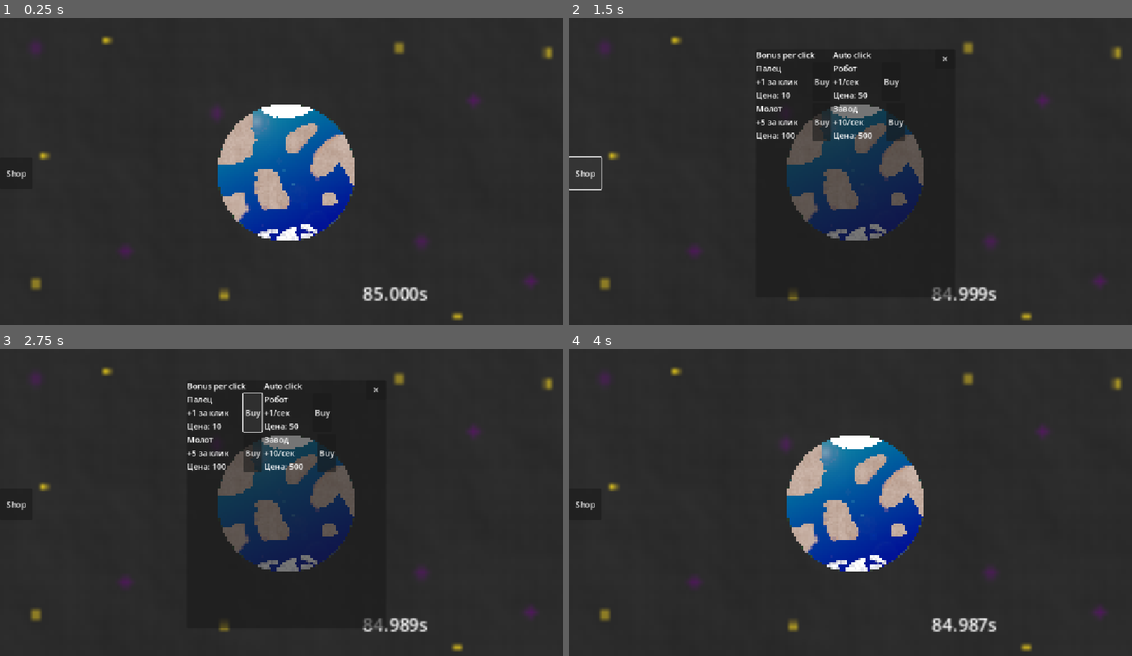
Above: before the commit, frames 1-4 (two rows, left to right).
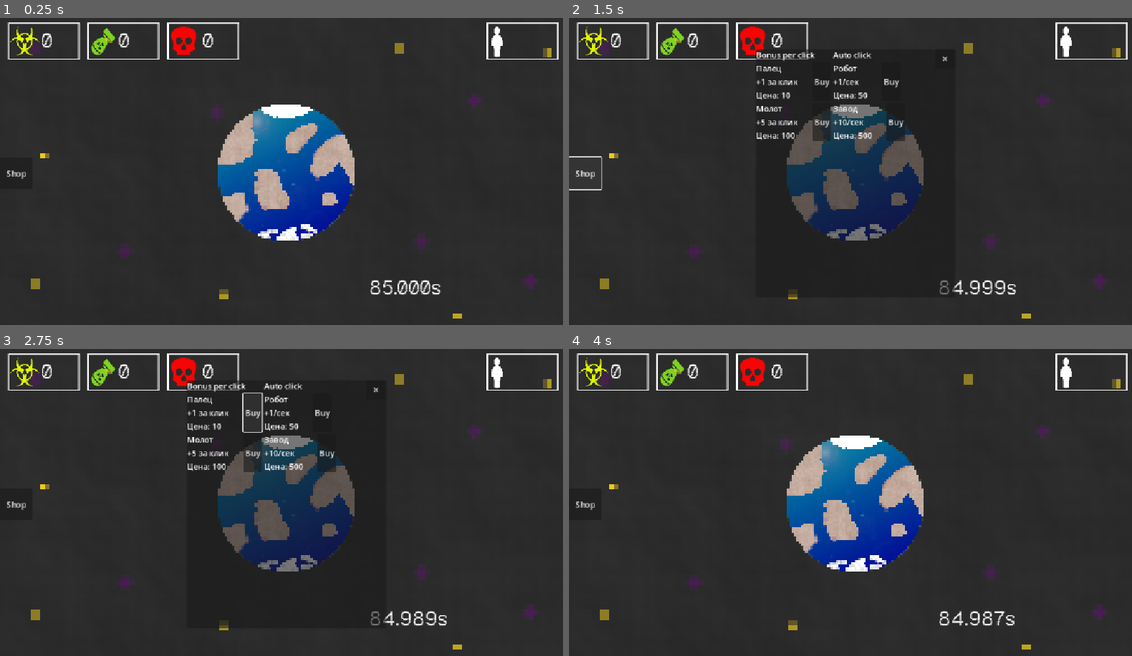
Above: after the commit, the same moments.

Repository: KvoERR/count-down-game
Game: Godot game, scene res://main.tscn
Same seed, same stepped clock (60 frames per second), same inputs: the game is played once before the commit and once after it.
Inputs (mouse positions are in pixels of both pictures, inside the frame that each line leads up to):
- Up to frame 1 (0.25 s): no input
- Up to frame 2 (1.5 s): click (856, 174) at 0.5 s; click "Shop" at 1.25 s
- Up to frame 3 (2.75 s): click "Buy" at 2 s
- Up to frame 4 (4 s): click "✕" at 2.75 s; click (856, 505) at 3.5 s

The runs differ from the first frame. In frame 1, 2.6% of the frame differs, in the area x 1-100%, y 1-99%; in frame 2, 2.5%; in frame 3, 2.5%; in frame 4, 2.6%.

Commit message:
Interface base

Diff:
--- a/main.tscn
+++ b/main.tscn
@@ -1,8 +1,10 @@
-[gd_scene load_steps=9 format=3 uid="uid://bjn4naudn08u5"]
+[gd_scene load_steps=11 format=3 uid="uid://bjn4naudn08u5"]
 
 [ext_resource type="Script" uid="uid://bn011qiu3e508" path="res://main.gd" id="1_ig7tw"]
-[ext_resource type="Texture2D" uid="uid://drjqrhoxmabvg" path="res://assets/earth.png" id="2_0xm2m"]
-[ext_resource type="Texture2D" uid="uid://bxldgwnejwu4q" path="res://assets/fon.png" id="3_h2yge"]
+[ext_resource type="FontFile" uid="uid://b3emhib22rg6s" path="res://assets/font/GeistPixel-Regular-VariableFont_ELSH.ttf" id="2_1bvp3"]
+[ext_resource type="Texture2D" uid="uid://drjqrhoxmabvg" path="res://assets/img/earth.png" id="3_1bvp3"]
+[ext_resource type="Texture2D" uid="uid://di47h1m717it4" path="res://assets/img/interface.png" id="3_lquwl"]
+[ext_resource type="Texture2D" uid="uid://bxldgwnejwu4q" path="res://assets/img/fon.png" id="4_1bvp3"]
 
 [sub_resource type="StyleBoxEmpty" id="StyleBoxEmpty_0xm2m"]
 
@@ -23,19 +25,86 @@
 grow_vertical = 2
 script = ExtResource("1_ig7tw")
 
+[node name="Interface" type="Control" parent="."]
+anchors_preset = 0
+offset_left = 3.0
+offset_top = 2.0
+offset_right = 1145.0
+offset_bottom = 635.0
+
+[node name="LackCount" type="Label" parent="Interface"]
+layout_mode = 1
+anchors_preset = -1
+anchor_left = 0.64100003
+anchor_top = 0.83000004
+anchor_right = 0.64400005
+anchor_bottom = 0.83000004
+offset_left = -328.02203
+offset_top = -497.39
+offset_right = -160.47809
+offset_bottom = -388.39
+grow_horizontal = 2
+theme_override_fonts/font = ExtResource("2_1bvp3")
+theme_override_font_sizes/font_size = 40
+text = "0
+"
+
+[node name="WarCount" type="Label" parent="Interface"]
+layout_mode = 1
+anchors_preset = -1
+anchor_left = 0.64100003
+anchor_top = 0.83000004
+anchor_right = 0.64400005
+anchor_bottom = 0.83000004
+offset_left = -497.02203
+offset_top = -497.39
+offset_right = -329.47815
+offset_bottom = -388.39
+grow_horizontal = 2
+theme_override_fonts/font = ExtResource("2_1bvp3")
+theme_override_font_sizes/font_size = 40
+text = "0
+"
+
+[node name="WasteCount" type="Label" parent="Interface"]
+layout_mode = 1
+anchors_preset = -1
+anchor_left = 0.64100003
+anchor_top = 0.83000004
+anchor_right = 0.64400005
+anchor_bottom = 0.83000004
+offset_left = -652.02203
+offset_top = -497.39
+offset_right = -484.4781
+offset_bottom = -388.39
+grow_horizontal = 2
+theme_override_fonts/font = ExtResource("2_1bvp3")
+theme_override_font_sizes/font_size = 40
+text = "0
+"
+
+[node name="Env" type="TextureRect" parent="Interface"]
+layout_mode = 0
+offset_left = -3.0
+offset_top = -1.5
+offset_right = 1148.0
+offset_bottom = 648.0
+texture = ExtResource("3_lquwl")
+
 [node name="CounterLabel" type="Label" parent="."]
 layout_mode = 1
 anchors_preset = -1
-anchor_left = 0.633
-anchor_top = 0.832
-anchor_right = 0.88900006
-anchor_bottom = 0.91
-offset_left = -0.21600342
-offset_top = -0.13598633
-offset_right = -218.36035
-offset_bottom = -27.679993
-grow_horizontal = 2
-scale = Vector2(2.25, 2.25)
+anchor_left = 0.64100003
+anchor_top = 0.83000004
+anchor_right = 0.64400005
+anchor_bottom = 0.83000004
+offset_left = 3.512024
+offset_top = -10.470032
+offset_right = 171.05597
+offset_bottom = 50.52997
+grow_horizontal = 2
+theme_override_fonts/font = ExtResource("2_1bvp3")
+theme_override_font_sizes/font_size = 40
 text = "Клики: 0"
 
 [node name="ClickButton" type="Button" parent="."]
@@ -58,18 +127,10 @@
 theme_override_styles/hover = SubResource("StyleBoxEmpty_1bvp3")
 theme_override_styles/disabled = SubResource("StyleBoxEmpty_lquwl")
 theme_override_styles/focus = SubResource("StyleBoxEmpty_7mycd")
-icon = ExtResource("2_0xm2m")
+icon = ExtResource("3_1bvp3")
 flat = true
 icon_alignment = 1
 expand_icon = true
-
-[node name="TextureRect" type="TextureRect" parent="ClickButton"]
-visible = false
-layout_mode = 0
-offset_top = 0.5
-offset_right = 64.0
-offset_bottom = 64.5
-texture = ExtResource("2_0xm2m")
 
 [node name="AutoClickTimer" type="Timer" parent="."]
 autostart = true
@@ -142,21 +203,14 @@
 
 [node name="Backround" type="TextureRect" parent="."]
 z_index = -1
+z_as_relative = false
+texture_filter = 1
 layout_mode = 0
 offset_top = 0.5
 offset_right = 1154.0
 offset_bottom = 647.0
 mouse_filter = 2
-texture = ExtResource("3_h2yge")
-
-[node name="Backround2" type="TextureRect" parent="."]
-z_index = -1
-layout_mode = 0
-offset_top = 1.0
-offset_right = 1154.0
-offset_bottom = 647.5
-mouse_filter = 2
-texture = ExtResource("3_h2yge")
+texture = ExtResource("4_1bvp3")
 
 [connection signal="pressed" from="ClickButton" to="." method="_on_click_button_pressed"]
 [connection signal="timeout" from="AutoClickTimer" to="." method="_on_auto_click_timer_timeout"]
Binary file added: assets/font/GeistPixel-Regular-VariableFont_ELSH.ttf
Not shown, added: assets/font/GeistPixel-Regular-VariableFont_ELSH.ttf.import
Binary file added: assets/font/HiburMono-Regular.ttf
Not shown, added: assets/font/HiburMono-Regular.ttf.import
Renamed: assets/earth.png -> assets/img/earth.png
Not shown, changed: assets/img/earth.png.import
Renamed: assets/fon.jpg -> assets/img/fon.jpg
Renamed: assets/fon.jpg.import -> assets/img/fon.jpg.import
Renamed: assets/fon.png -> assets/img/fon.png
Not shown, changed: assets/img/fon.png.import
Renamed: assets/interface.png -> assets/img/interface.png
Not shown, changed: assets/img/interface.png.import
(and 3 more such lines)
